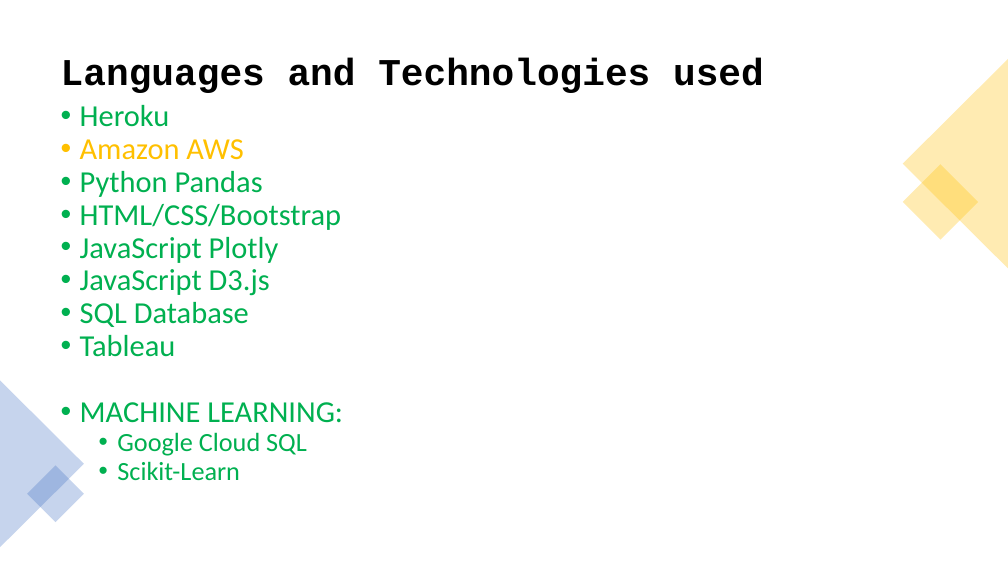
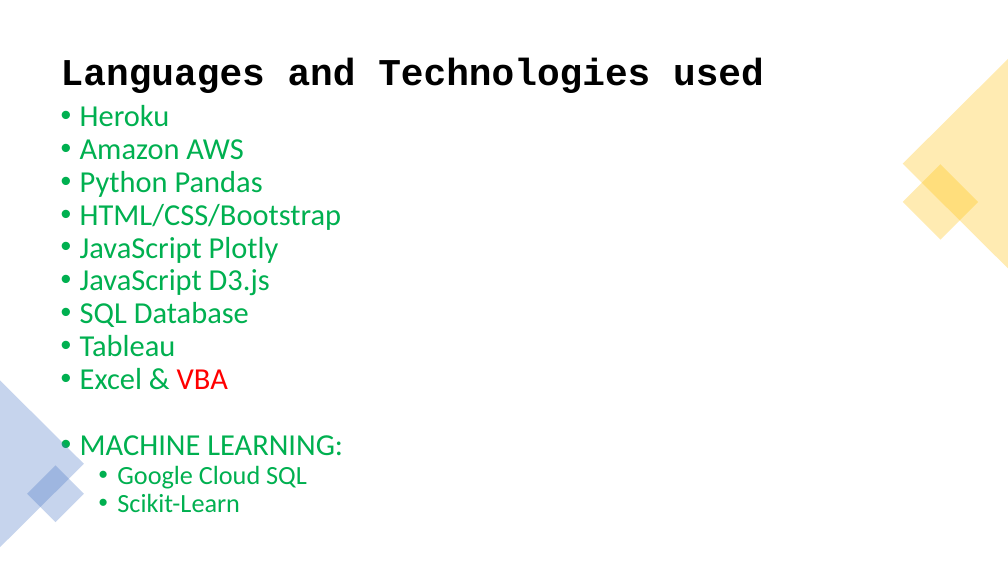
Before and after one commit to TheGreekGoddess/Project_3, a slide deck: slide 3 of Project_3.pptx. Drawn at 1008x567 pixels with LibreOffice and Linux fonts; fonts in the diff are those of the drawing. Boxes give left, top, right and bottom in pixels: in the first picture for what was removed or moved away, otherwise in the second. Text is boxed around its words. In the diff, an @@ line names an element or a change of style, - is before the commit and + after.

```diff
--- a/Project_3.pptx
+++ b/Project_3.pptx
@@ text at bbox=[80, 139, 243, 160]: text colour #FFC000 to #00B050 in "Amazon AWS" @@
@@ text at bbox=[80, 368, 228, 390]: paragraph added @@
+• Excel & VBA
```
Also in this commit, not shown: 2 other slides changed, 1 other file.
